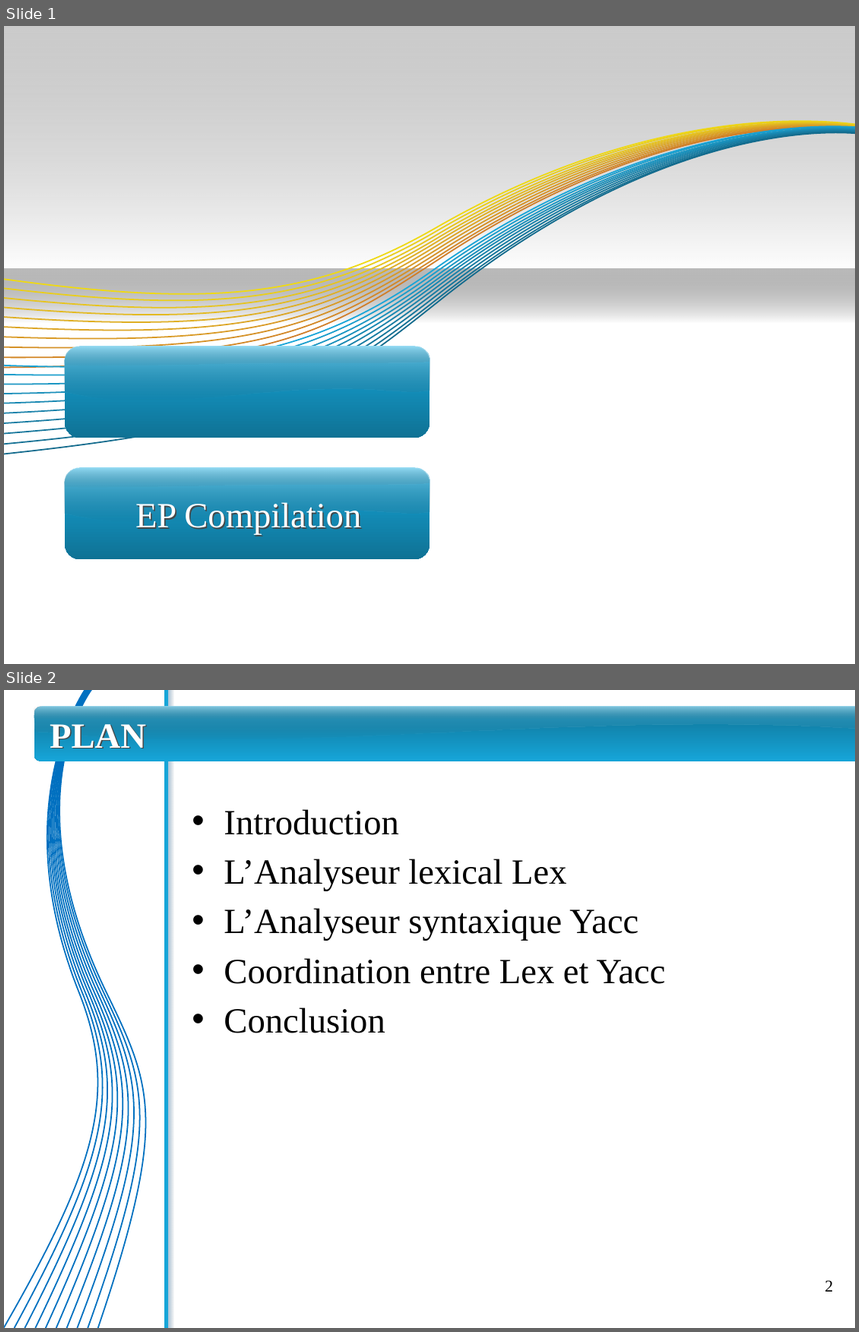
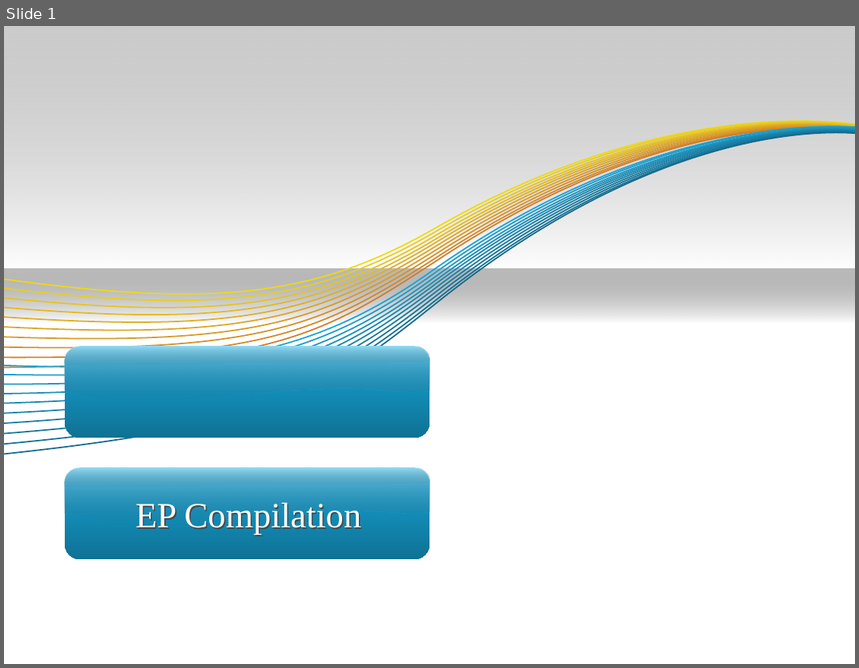
Before and after one commit to sarrabenbrahim/team-war, a slide deck: PFE/Presentation/presentation - Fabien.pptx. Shown one above the other, each under a label of ours: slides 1 and 2 before the commit, slide 1 after it. The pictures are 859x1332 and 859x668 pixels, drawn with LibreOffice and Linux fonts; fonts in the diff are those of the drawing; background and template pictures are left out. Boxes give left, top, right and bottom in pixels: in the first picture for what was removed or moved away, otherwise in the second. Text is boxed around its words. In the diff, an @@ line names an element or a change of style, - is before the commit and + after.

```diff
--- a/PFE/Presentation/presentation - Fabien.pptx
+++ b/PFE/Presentation/presentation - Fabien.pptx
@@ slide 2 removed at (4, 690, 855, 1328), background #FFFFFF @@
@@ group removed at (4, 690, 168, 1328): 10 freeform shapes @@
@@ freeform shape removed at (33, 706, 855, 749) @@
@@ rounded rectangle removed at (34, 706, 855, 761) @@
@@ rounded rectangle removed at (34, 706, 855, 718) @@
@@ line removed from (167, 1328) to (167, 690) @@
@@ rectangle removed at (167, 690, 174, 1328) @@
@@ title removed at (50, 724, 146, 749) @@
-PLAN
@@ text removed at (224, 809, 666, 1034) @@
-• Introduction
-• L’Analyseur lexical Lex
-• L’Analyseur syntaxique Yacc
-• Coordination entre Lex et Yacc
-• Conclusion
@@ page number removed at (825, 1281, 833, 1292) @@
-2
```
Also in this commit, not shown: 2 slides changed, 3 other slides removed.
